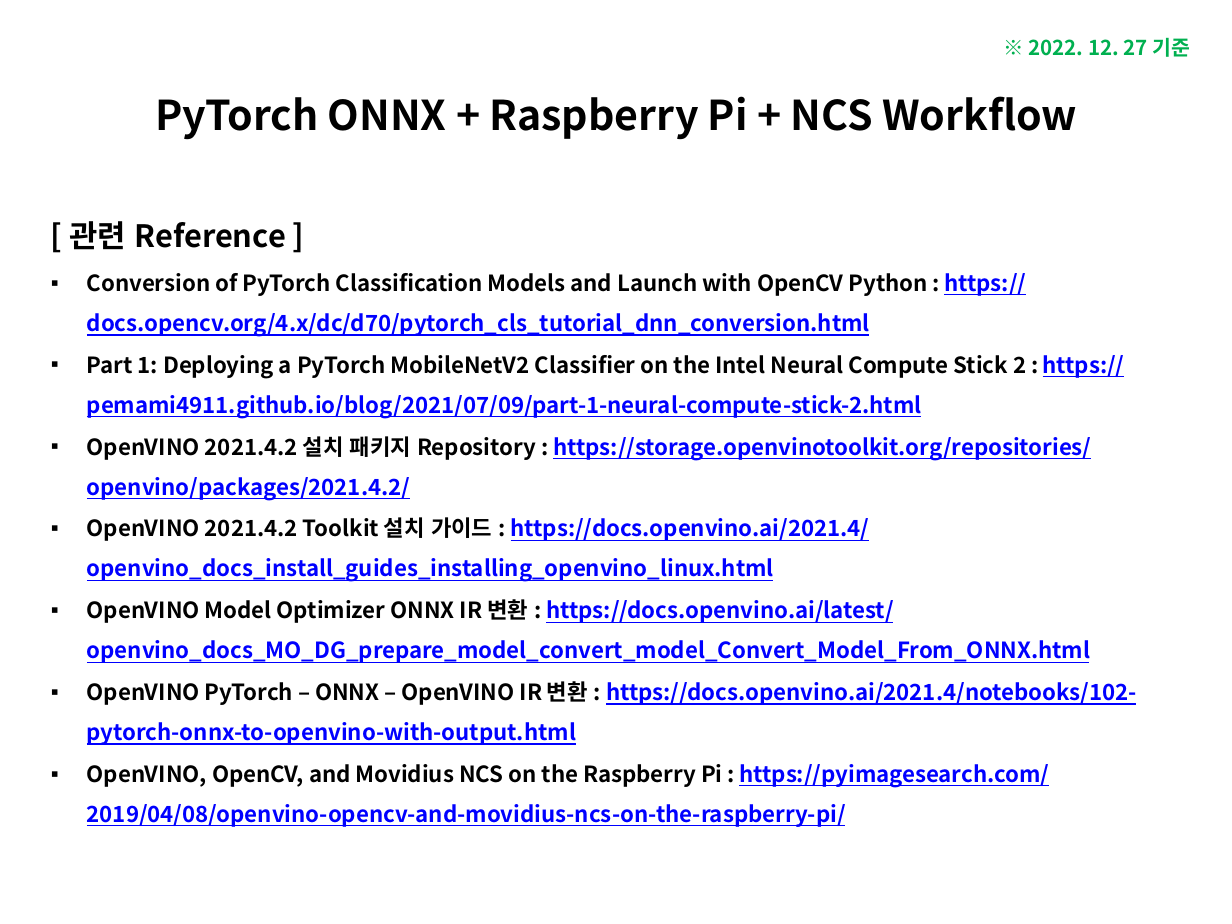
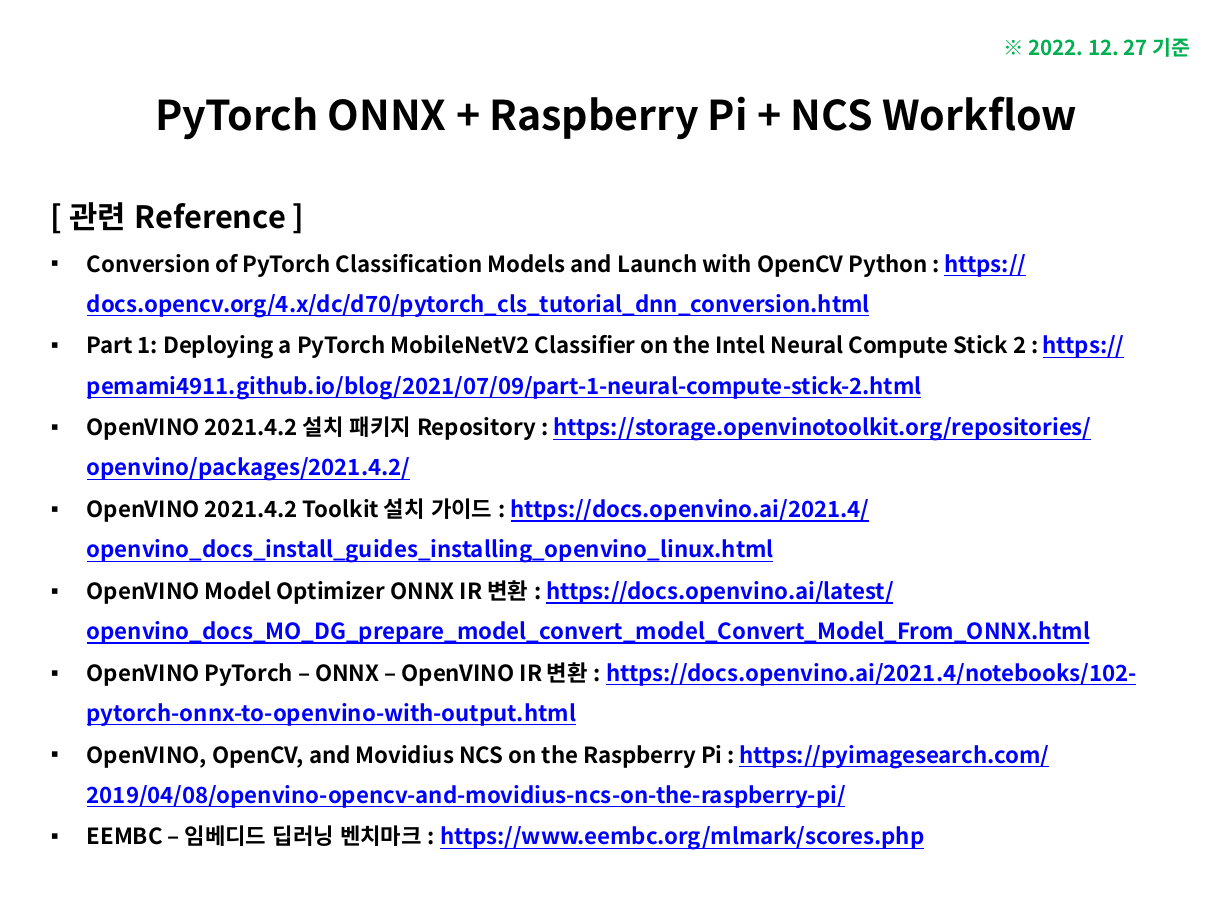
Before and after one commit to luwis93choi/Lecture-Materials-, a slide deck: slide 2 of PyTorch ONNX + Raspberry Pi + NCS Workflow.pptx. Drawn at 1232x924 pixels with LibreOffice and Linux fonts; fonts in the diff are those of the drawing. Boxes give left, top, right and bottom in pixels: in the first picture for what was removed or moved away, otherwise in the second. Text is boxed around its words. In the diff, an @@ line names an element or a change of style, - is before the commit and + after.

Commit message:
Edits in references

```diff
--- a/PyTorch ONNX + Raspberry Pi + NCS Workflow.pptx
+++ b/PyTorch ONNX + Raspberry Pi + NCS Workflow.pptx
@@ text "[ 관련 Reference ]": place and size @@
-text "[ 관련 Reference ]" at (69, 221, 1137, 827)
+text "[ 관련 Reference ]" at (69, 202, 1137, 850)
@@ text at (87, 825, 924, 850): paragraph added @@
+▪ EEMBC – 임베디드 딥러닝 벤치마크 : https://www.eembc.org/mlmark/scores.php
```
